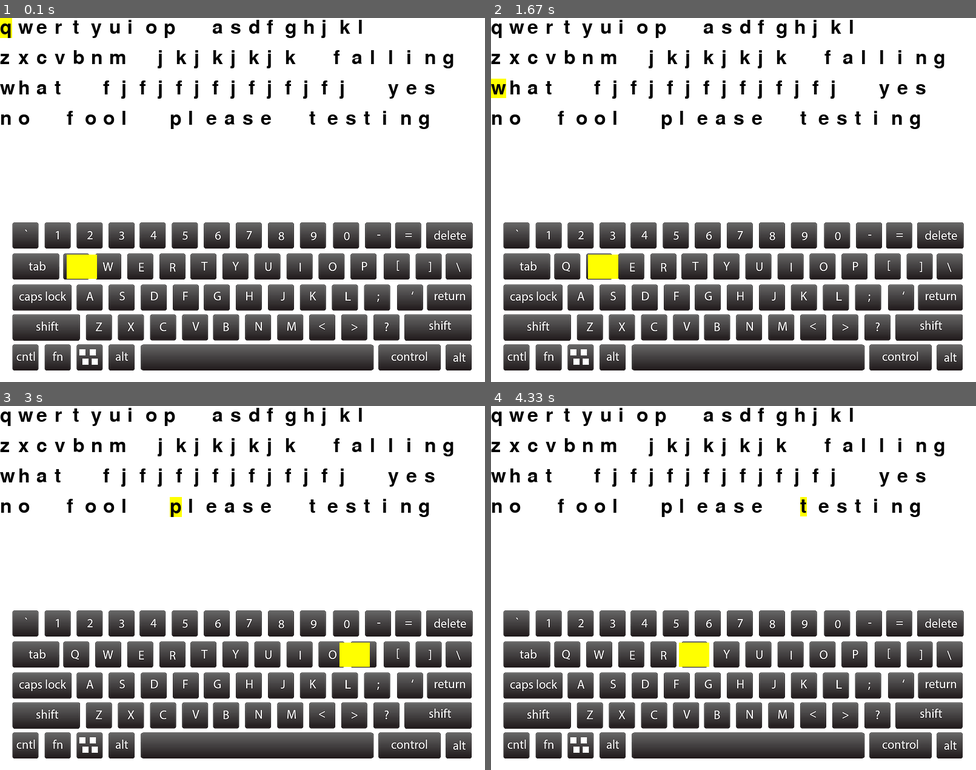
Above: before the commit, frames 1-4 (two rows, left to right).
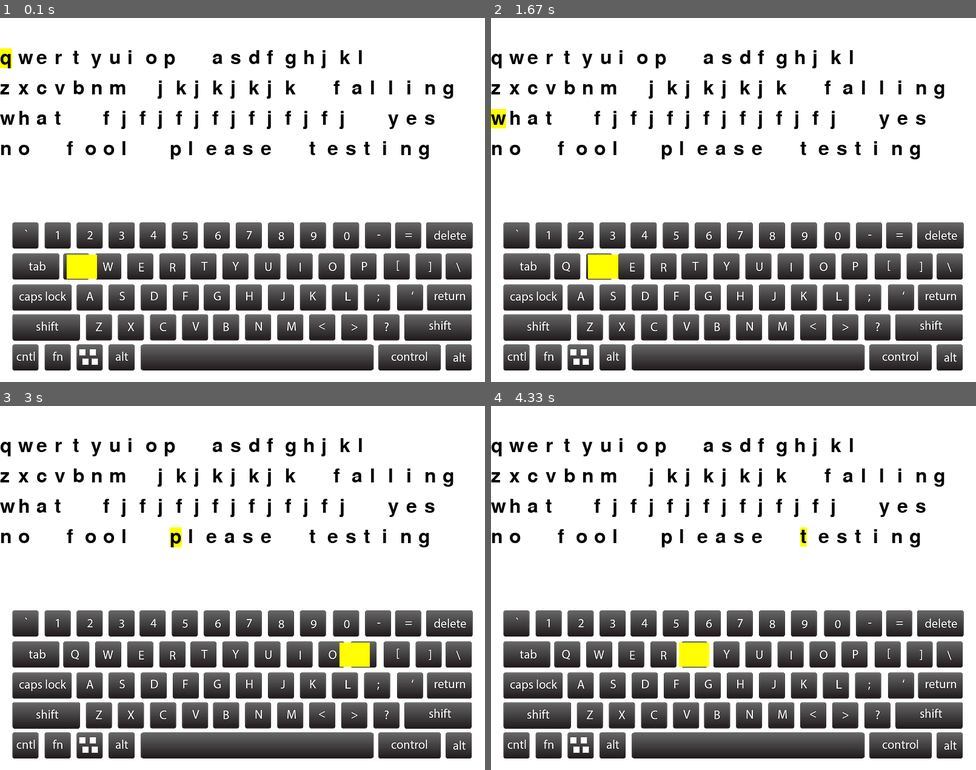
Above: after the commit, the same moments.

Repository: classTheTester/finalProject
Game: pygame game, started from randomShit/fuckyou.py
Same seed, same stepped clock (60 frames per second), same inputs: the game is played once before the commit and once after it.
Inputs:
- Up to frame 1 (0.1 s): no input
- Up to frame 2 (1.67 s): tap Space at 0.33, 0.73, 1.03, 1.23, 1.57 s
- Up to frame 3 (3 s): tap Space at 1.87, 2.07, 2.37, 2.63, 2.97 s
- Up to frame 4 (4.33 s): tap Space at 3.27 s

The runs differ from the first frame. In frame 1, 5.0% of the frame differs, in the area x 0-94%, y 0-39%; in frame 2, 5.0%; in frame 3, 5.0%; in frame 4, 4.9%.

Commit message:
bullshit

Diff:
--- a/randomShit/fuckyou.py
+++ b/randomShit/fuckyou.py
@@ -49,7 +49,7 @@
 scoreLoop = False
 def createClasses(words):
     xSpace = 0
-    ySpace = 0
+    ySpace = 50
     for i in range(len(words)):
         wordUsed = Words(words[i],xSpace, ySpace)
         listClass.append(wordUsed)
@@ -79,7 +79,10 @@
     yVal = 20
     display_surface.fill(white)
     display_surface.blit(keyboardImg, (0, 300))
-    print(listClass[wordsCounter].indicateKeyboard(display_surface))
+    if len(listClass) > 0:
+        listClass[wordsCounter].indicateKeyboard(display_surface)
+    #text = font.render(str(sum(timeList)), True, black)
+    #display_surface.blit(text, (30, 20))
     for i in range(len(listClass)):
         if i == wordsCounter:
             listClass[i].drawWord(display_surface, True)
--- a/randomShit/testingClassesFuck.py
+++ b/randomShit/testingClassesFuck.py
@@ -39,7 +39,7 @@
         elif self.letterList[self.counter] != letterPressed:
             self.listColour[self.counter] = red
             self.wrongLetters += self.letterList[self.counter]
-        if self.counter == self.wordLen-1:
+        if self.counter == self.wordLen:
             secondTime = time.time()
             self.time = secondTime - self.firstTime
             self.accuracy = (1-(len(self.wrongLetters)/self.wordLen))*100
@@ -54,13 +54,16 @@
             surface.blit(text, (self.xPos + 30*i, self.yPos))
     def indicateKeyboard(self, surface):
         rowLevel = 0
-        letterIndex = self.letters.index(self.letterList[self.counter+1])
-        print("fuckfuckfuck", letterIndex)
-        if letterIndex >= 19:
-            letterIndex -= 19
-            rowLevel += 2
-        elif letterIndex >= 10:
-            letterIndex -= 10
-            rowLevel += 1
-        print(rowLevel, letterIndex)
-        pygame.draw.rect(surface, yellow, pygame.Rect(110+(50*letterIndex)+20*rowLevel, 390+(50*rowLevel), 50, 40))
+        if self.counter >= self.wordLen-1:
+            pygame.draw.rect(surface, yellow, pygame.Rect(230, 530, 400, 60))
+        else:
+            letterIndex = self.letters.index(self.letterList[self.counter+1])
+            print("fuckfuckfuck", letterIndex)
+            if letterIndex >= 19:
+                letterIndex -= 19
+                rowLevel += 2
+            elif letterIndex >= 10:
+                letterIndex -= 10
+                rowLevel += 1
+            print(rowLevel, letterIndex)
+            pygame.draw.rect(surface, yellow, pygame.Rect(110+(50*letterIndex)+20*rowLevel, 390+(50*rowLevel), 50, 40))
